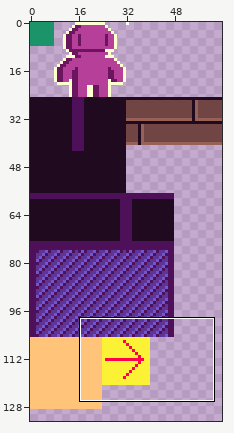
Sprite sheet, stored at atlas_debug.png. Above, an overview of the earlier version with the close-up marked.
Close-up. Before:
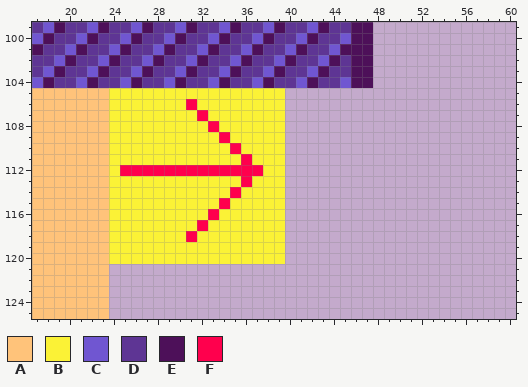
The file is 64x256 pixels. Shown: x 17..60, y 99..125. The wide view leaves out empty margins.
Palette (. is transparent): A #ffc37a  B #fbf236  C #7056d1  D #5e3594  E #4d1059  F #ff004d
After:
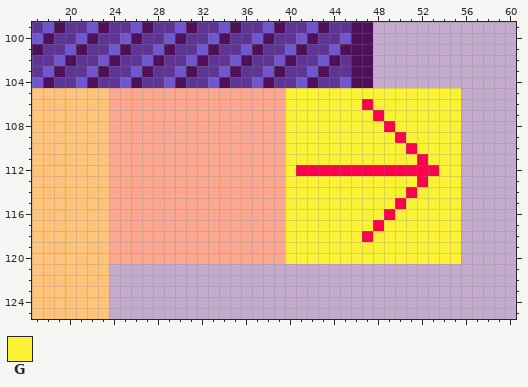
Colours new in this view: G #fbf236
Changes in this commit:
Colour B changes from #fbf236 to #fca790.
Colour B replaces colour F in row 106 at x 31; in row 107 at x 32; in row 108 at x 33; in row 109 at x 34; in row 110 at x 35; in row 111 at x 36.
Colour B replaces colour F in row 112 at x 25 to 37; in row 113 at x 36; in row 114 at x 35; in row 115 at x 34; in row 116 at x 33; in row 117 at x 32.
Colour B replaces colour F in row 118 at x 31.
Colour F is added in row 106 at x 47; in row 107 at x 48; in row 108 at x 49; in row 109 at x 50; in row 110 at x 51; in row 111 at x 52.
Colour F is added in row 112 at x 41 to 53; in row 113 at x 52; in row 114 at x 51; in row 115 at x 50; in row 116 at x 49; in row 117 at x 48.
Colour F is added in row 118 at x 47.
Colour G is added in row 105 at x 40 to 55; in row 106 at x 40 to 46 and 48 to 55; in row 107 at x 40 to 47 and 49 to 55; in row 108 at x 40 to 48 and 50 to 55; in row 109 at x 40 to 49 and 51 to 55; in row 110 at x 40 to 50 and 52 to 55.
Colour G is added in row 111 at x 40 to 51 and 53 to 55; in row 112 at x 40 and 54 to 55; in row 113 at x 40 to 51 and 53 to 55; in row 114 at x 40 to 50 and 52 to 55; in row 115 at x 40 to 49 and 51 to 55; in row 116 at x 40 to 48 and 50 to 55.
Colour G is added in row 117 at x 40 to 47 and 49 to 55; in row 118 at x 40 to 46 and 48 to 55; in rows 119 to 120 at x 40 to 55.
